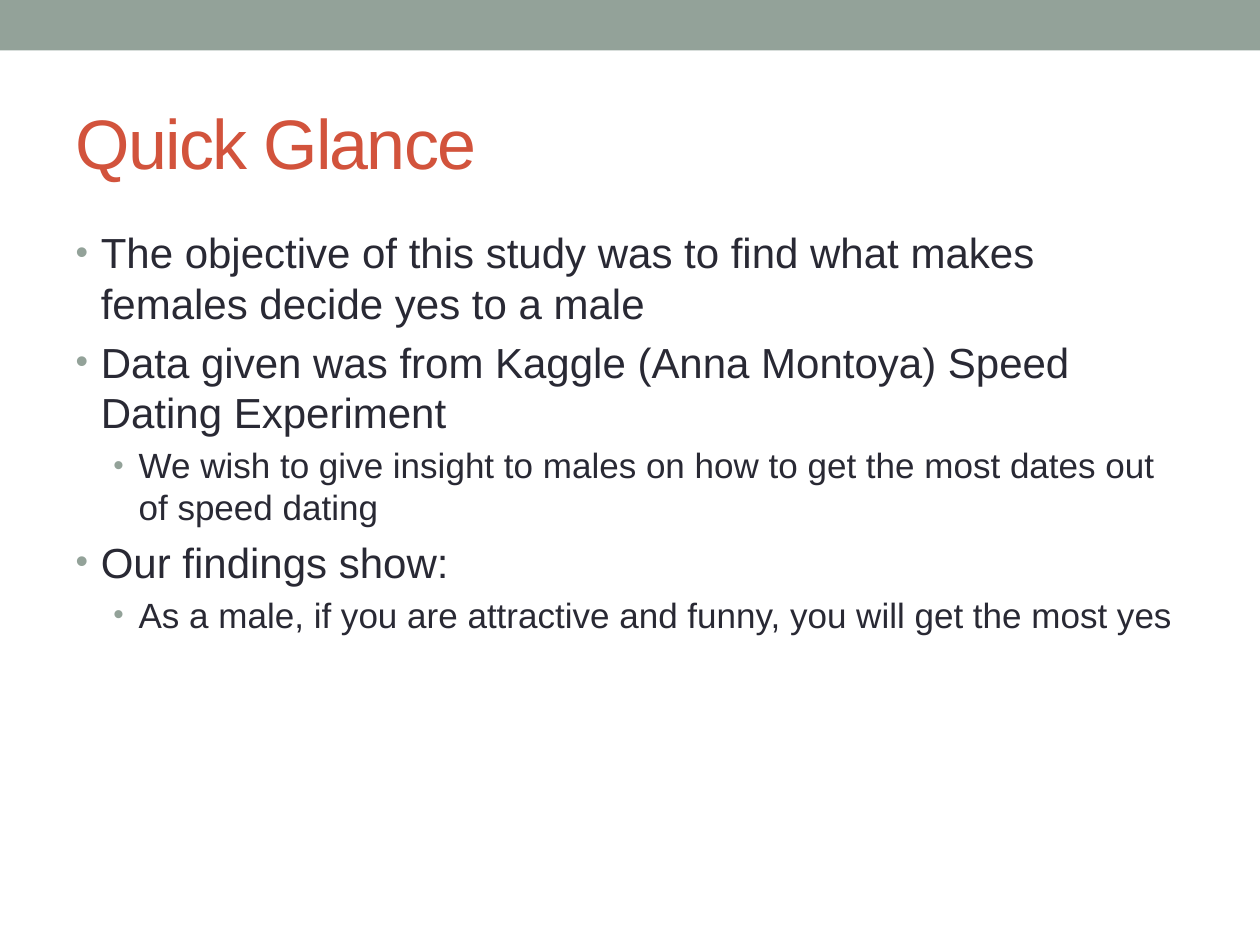
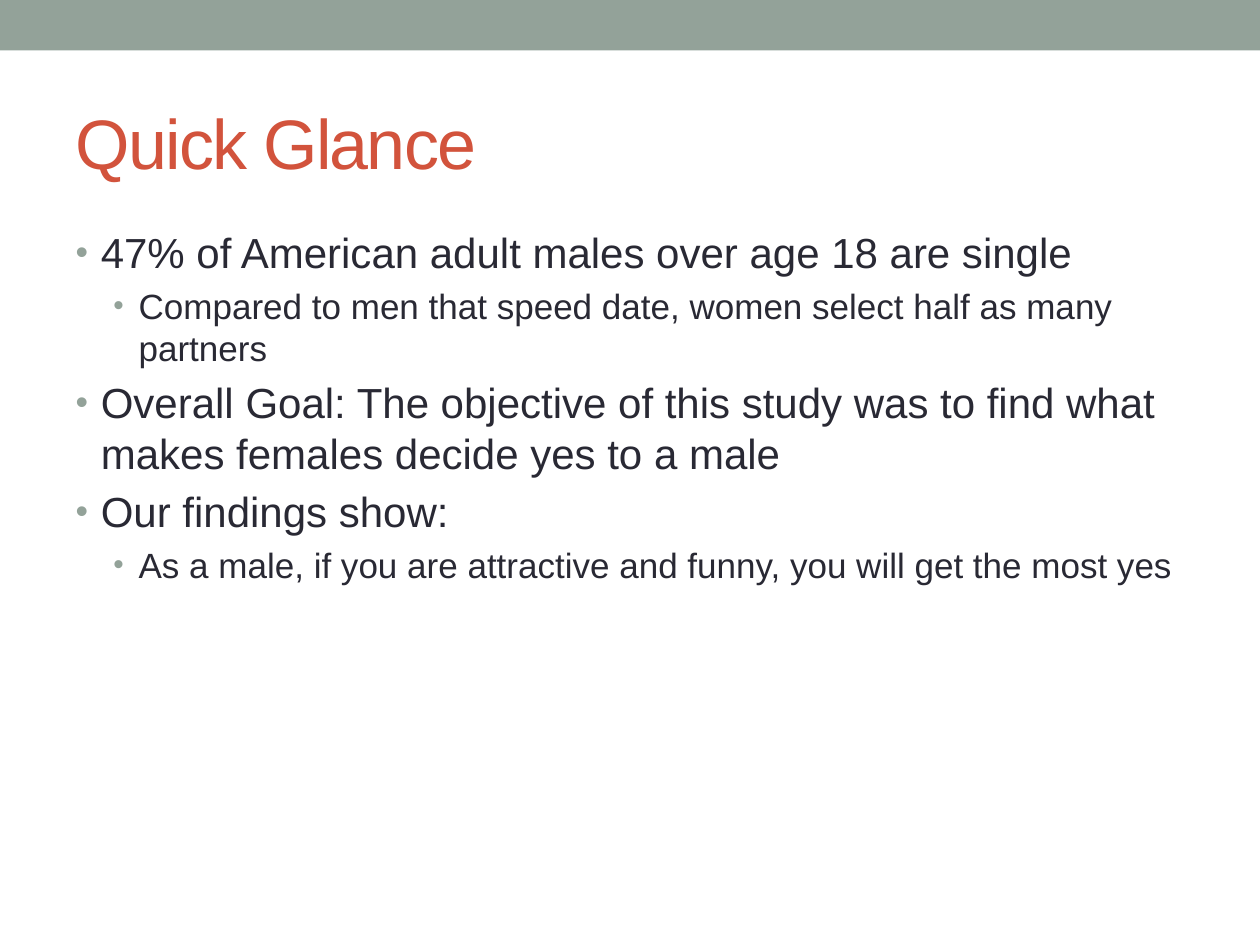
Before and after one commit to jonathanbae/4559Project1, a slide deck: slide 2 of baej.lih.project-1 Presentation.pptx. Drawn at 1260x945 pixels with LibreOffice and Linux fonts; fonts in the diff are those of the drawing. Boxes give left, top, right and bottom in pixels: in the first picture for what was removed or moved away, otherwise in the second. Text is boxed around its words. In the diff, an @@ line names an element or a change of style, - is before the commit and + after.

```diff
--- a/baej.lih.project-1 Presentation.pptx
+++ b/baej.lih.project-1 Presentation.pptx
@@ text at (101,237,1155,477): text changed @@
-• The objective of this study was to find what makes females decide yes to a male
-• Data given was from Kaggle (Anna Montoya) Speed Dating Experiment
-  • We wish to give insight to males on how to get the most dates out of speed dating
+• 47% of American adult males over age 18 are single
+  • Compared to men that speed date, women select half as many partners
+• Overall Goal: The objective of this study was to find what makes females decide yes to a male
```
Also in this commit, not shown: 3 other slides changed, 3 slides added, 7 slides removed, 1 other file.
